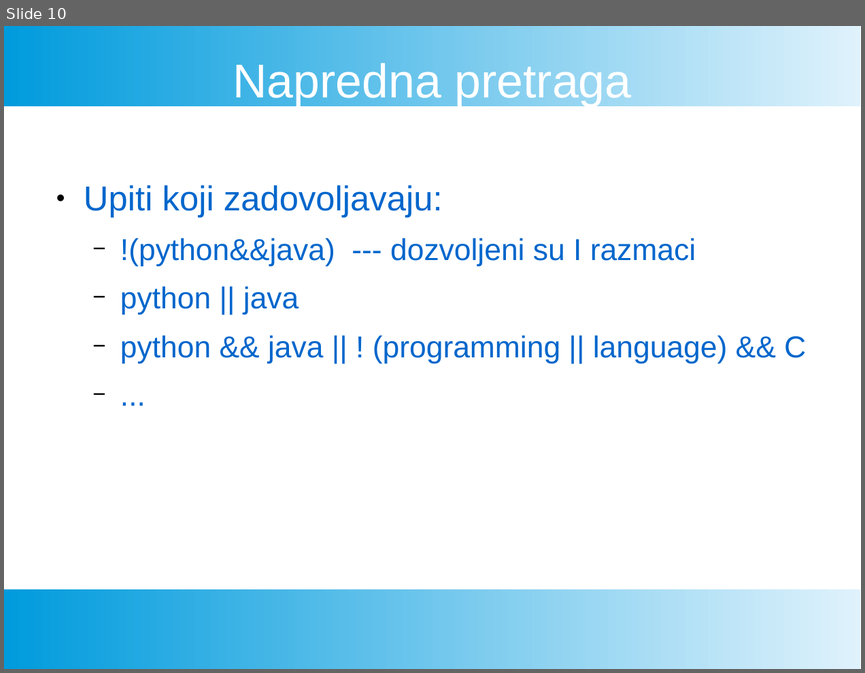
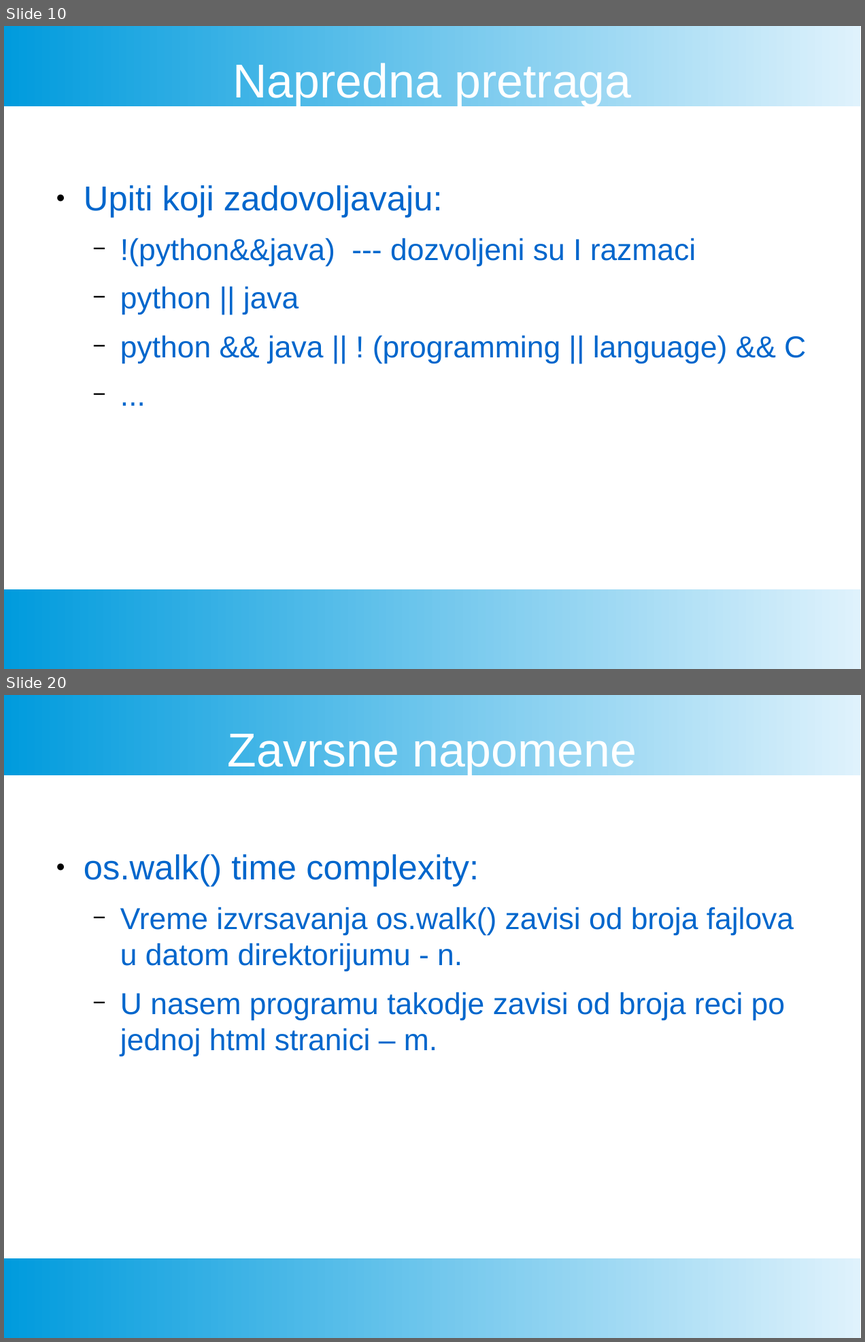
Before and after one commit to FTN-E2-materials/SearchEngine, a slide deck: ProjekatPrezentacija.pptx. Shown one above the other, each under a label of ours: slide 10 before the commit, slides 10 and 20 after it; the slides between them are not shown. The pictures are 865x673 and 865x1342 pixels, drawn with LibreOffice and Linux fonts; fonts in the diff are those of the drawing. Boxes give left, top, right and bottom in pixels: in the first picture for what was removed or moved away, otherwise in the second. Text is boxed around its words. In the diff, an @@ line names an element or a change of style, - is before the commit and + after.

```diff
--- a/ProjekatPrezentacija.pptx
+++ b/ProjekatPrezentacija.pptx
@@ slide 20 added at <box>4,695,861,1338</box>, background #FFFFFF; not listed: 2 template elements that a slide beside it also shows @@
@@ text added at <box>228,734,636,775</box>, 44 pt, text #FFFFFF @@
+Zavrsne napomene
@@ text added at <box>84,854,793,1056</box>, 28 pt, text #0066CC @@
+● os.walk() time complexity:
+  − Vreme izvrsavanja os.walk() zavisi od broja fajlova u datom direktorijumu - n.
+  − U nasem programu takodje zavisi od broja reci po jednoj html stranici – m.
```
Also in this commit, not shown: 9 other slides added, 1 slide removed, 1 other file.
